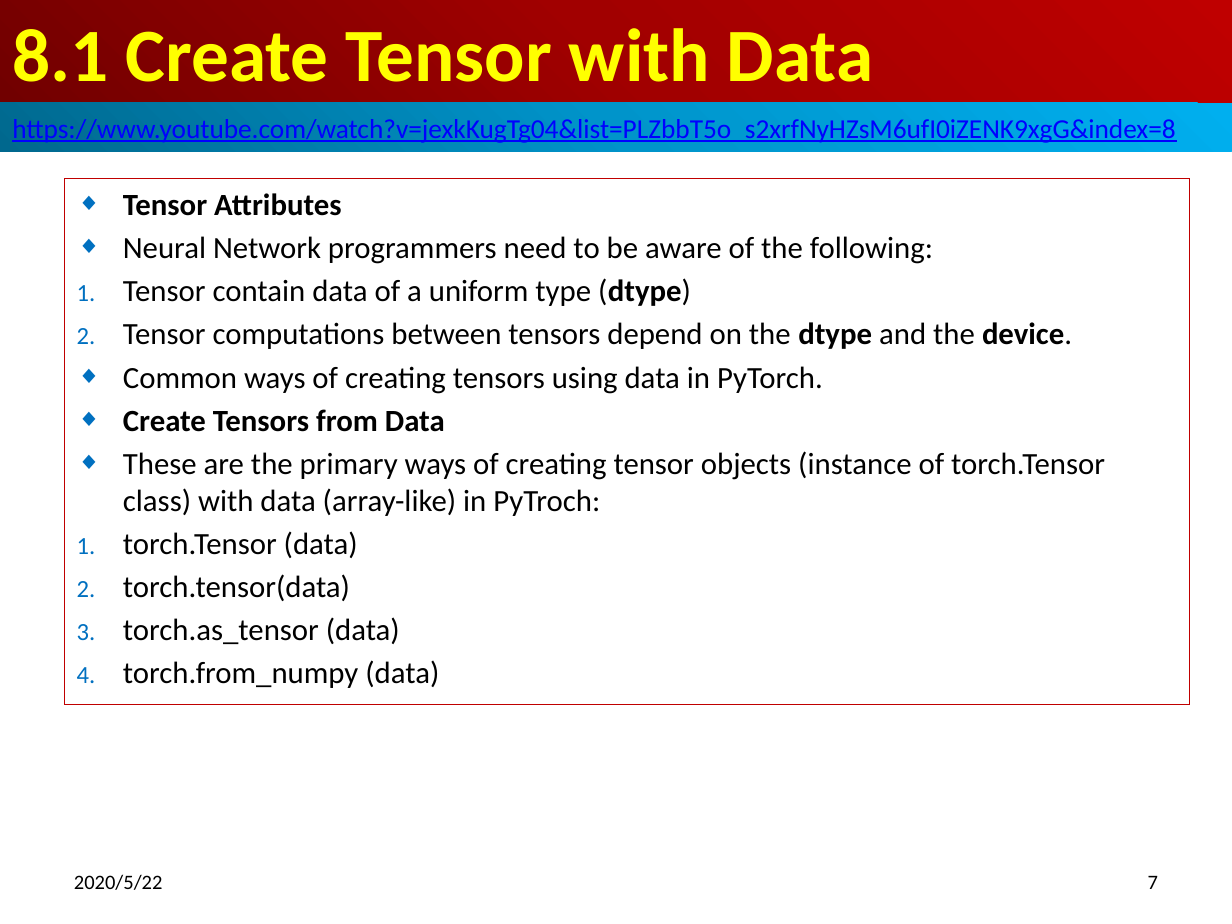
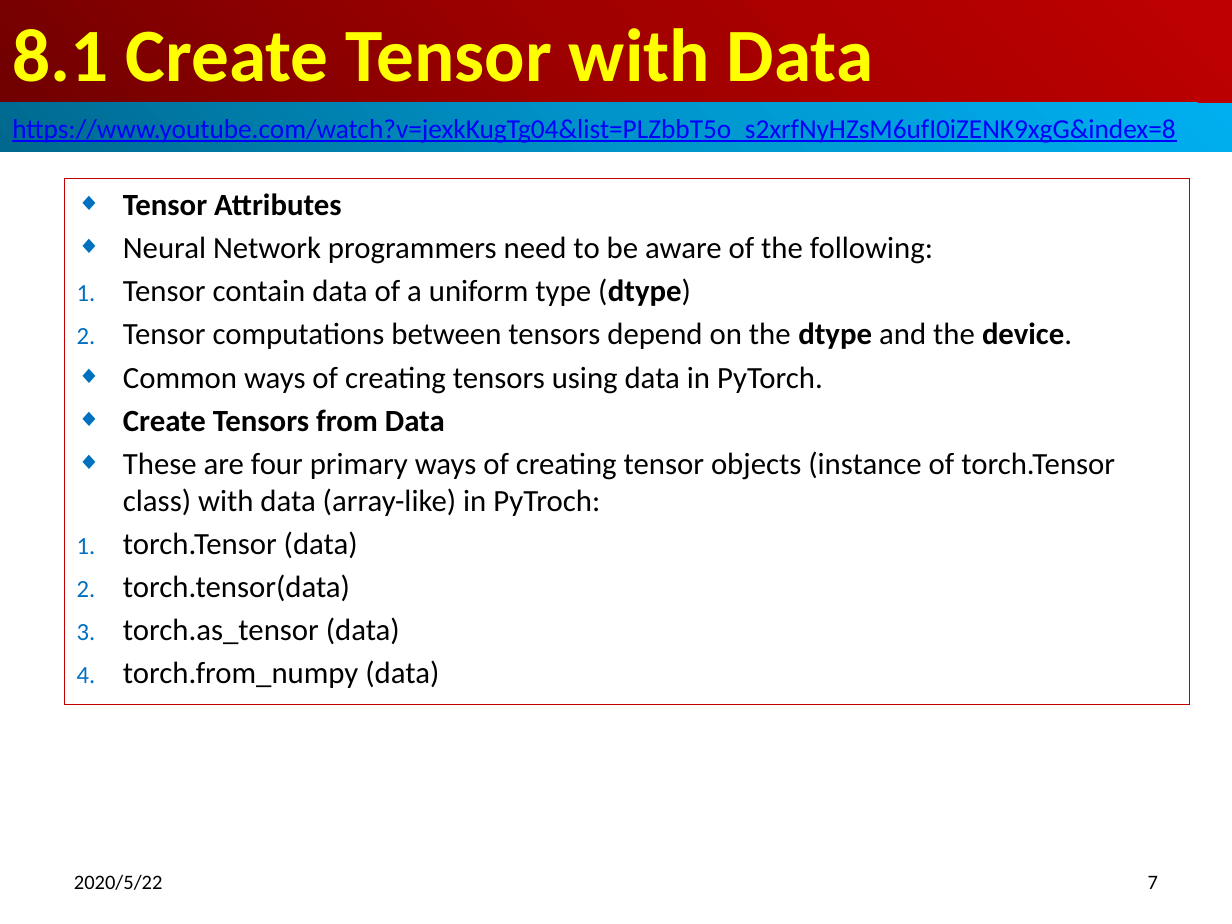
Before and after one commit to peterhchen/900_PyTorch, a slide deck: slide 7 of 08_CreateTensor.pptx. Drawn at 1232x924 pixels with LibreOffice and Linux fonts; fonts in the diff are those of the drawing. Boxes give left, top, right and bottom in pixels: in the first picture for what was removed or moved away, otherwise in the second. Text is boxed around its words. In the diff, an @@ line names an element or a change of style, - is before the commit and + after.

Commit message:
Create Tensor Option
1. torch.Tensor(): Class, copy data
2. torch.tensor(): factory, copy data
3. torch.as_tensor(): factory, share memory
4. torch.from_numpy: factory, share memory

```diff
--- a/08_CreateTensor.pptx
+++ b/08_CreateTensor.pptx
@@ subtitle at (x1=123, y1=451, x2=1115, y2=516): text changed @@
-◆ These are the primary ways of creating tensor objects (instance of torch.Tensor class) with data (array-like) in PyTroch:
+◆ These are four primary ways of creating tensor objects (instance of torch.Tensor class) with data (array-like) in PyTroch:
```
Also in this commit, not shown: 5 other slides changed, 5 other files.
